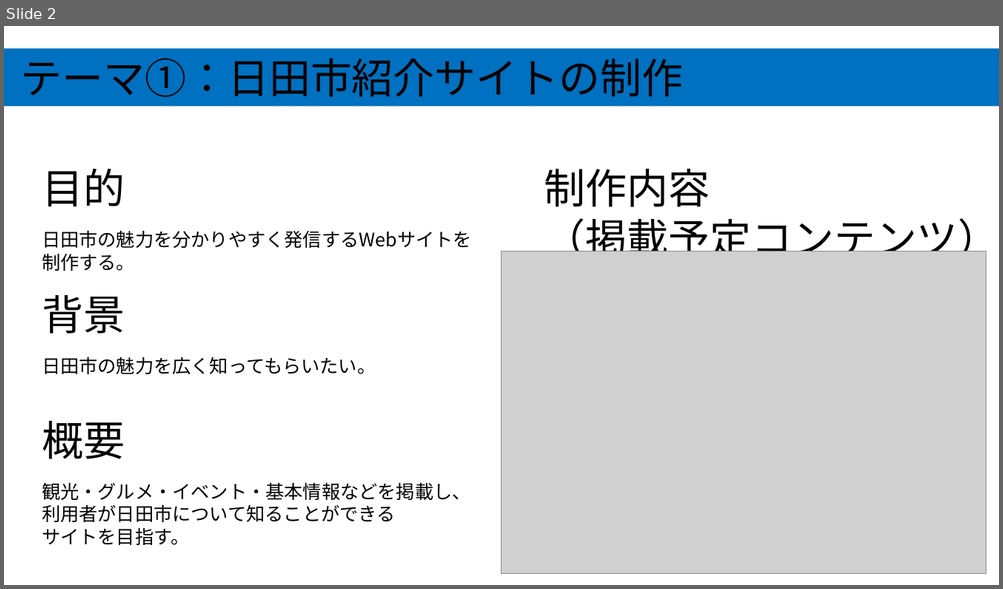
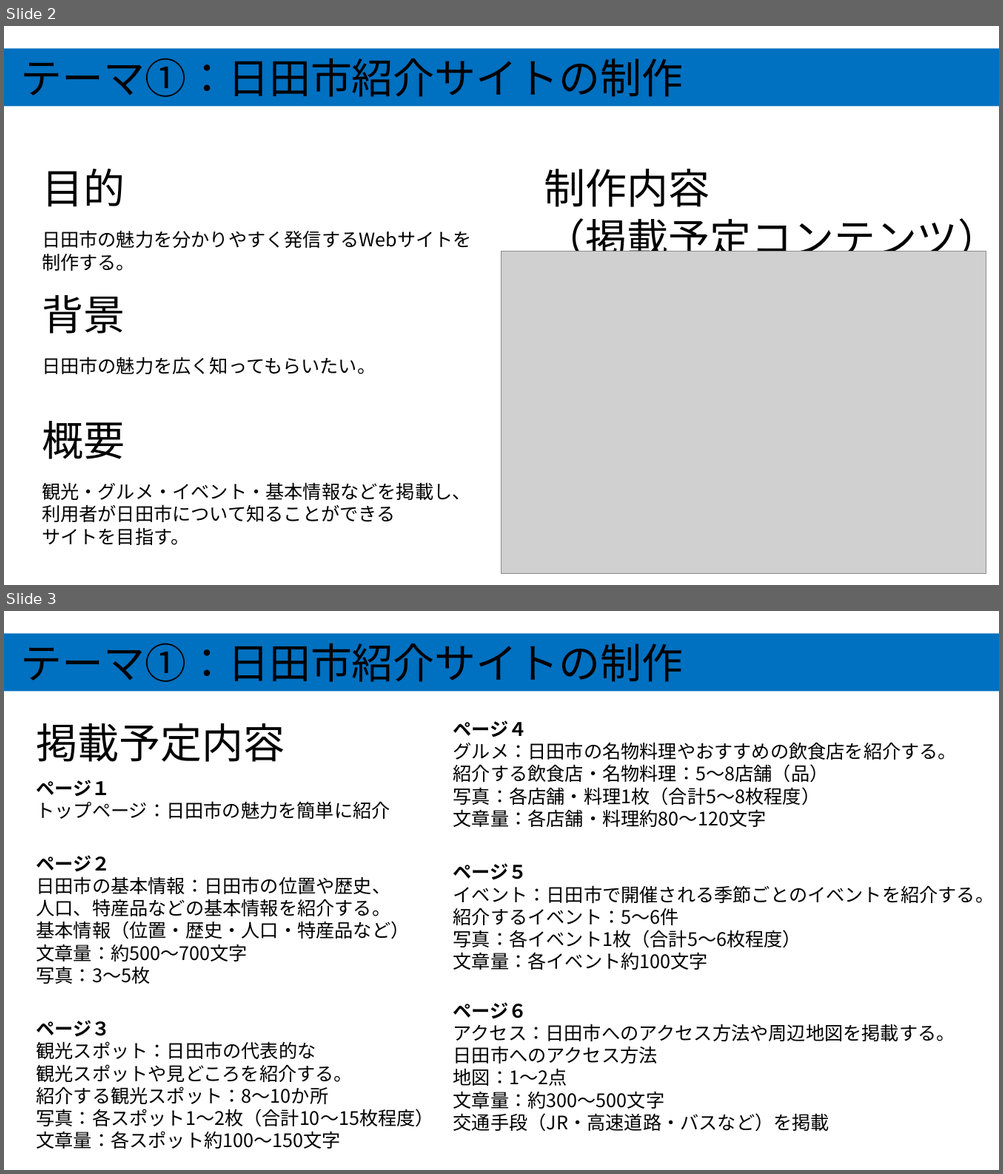
Before and after one commit to ckg25098-lang/zemi, a slide deck: 中間発表.pptx. Shown one above the other, each under a label of ours: slide 2 before the commit, slides 2 and 3 after it. The pictures are 1003x589 and 1003x1174 pixels, drawn with LibreOffice and Linux fonts; fonts in the diff are those of the drawing; grey boxes stand for pictures. Boxes give left, top, right and bottom in pixels: in the first picture for what was removed or moved away, otherwise in the second. Text is boxed around its words. In the diff, an @@ line names an element or a change of style, - is before the commit and + after.

```diff
--- a/中間発表.pptx
+++ b/中間発表.pptx
@@ slide 3 added at [4, 611, 999, 1170], background #FFFFFF @@
@@ rectangle added at [4, 633, 999, 691], fill #0070C0, 40 pt, text #000000 @@
+テーマ①：日田市紹介サイトの制作
@@ text added at [453, 721, 956, 827], 18 pt, text #000000 @@
+ページ４
+グルメ：日田市の名物料理やおすすめの飲食店を紹介する。
+紹介する飲食店・名物料理：5～8店舗（品）
+写真：各店舗・料理1枚（合計5～8枚程度）
+文章量：各店舗・料理約80～120文字
@@ text added at [36, 723, 284, 762], 40 pt, text #000000 @@
+掲載予定内容
@@ text added at [36, 780, 390, 819], 18 pt, text #000000 @@
+ページ１
+トップページ：日田市の魅力を簡単に紹介
@@ text added at [37, 855, 410, 984], 18 pt, text #000000 @@
+ページ２
+日田市の基本情報：日田市の位置や歴史、
+人口、特産品などの基本情報を紹介する。
+基本情報（位置・歴史・人口・特産品など）
+文章量：約500～700文字
+写真：3～5枚
@@ text added at [453, 863, 994, 970], 18 pt, text #000000 @@
+ページ５
+イベント：日田市で開催される季節ごとのイベントを紹介する。
+紹介するイベント：5～6件
+写真：各イベント1枚（合計5～6枚程度）
+文章量：各イベント約100文字
@@ text added at [453, 1002, 955, 1132], 18 pt, text #000000 @@
+ページ６
+アクセス：日田市へのアクセス方法や周辺地図を掲載する。
+日田市へのアクセス方法
+地図：1～2点
+文章量：約300～500文字
+交通手段（JR・高速道路・バスなど）を掲載
@@ text added at [36, 1020, 433, 1149], 18 pt, text #000000 @@
+ページ３
+観光スポット：日田市の代表的な
+観光スポットや見どころを紹介する。
+紹介する観光スポット：8～10か所
+写真：各スポット1～2枚（合計10～15枚程度）
+文章量：各スポット約100～150文字
```
Also in this commit, not shown: 3 slides changed, 3 other slides added, 1 slide removed, 2 other files.
